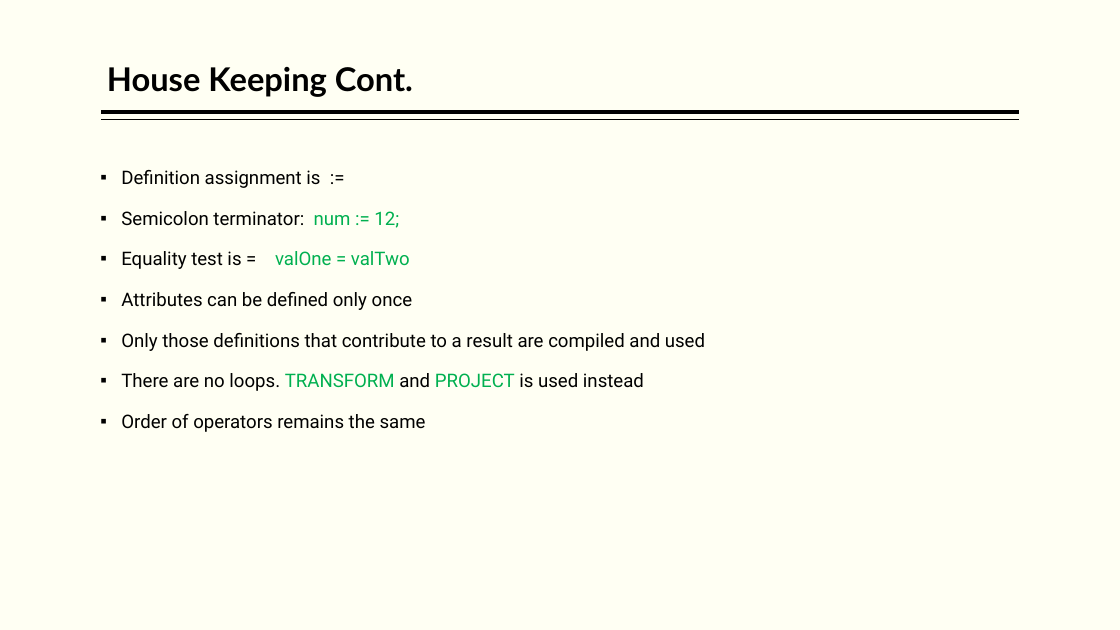
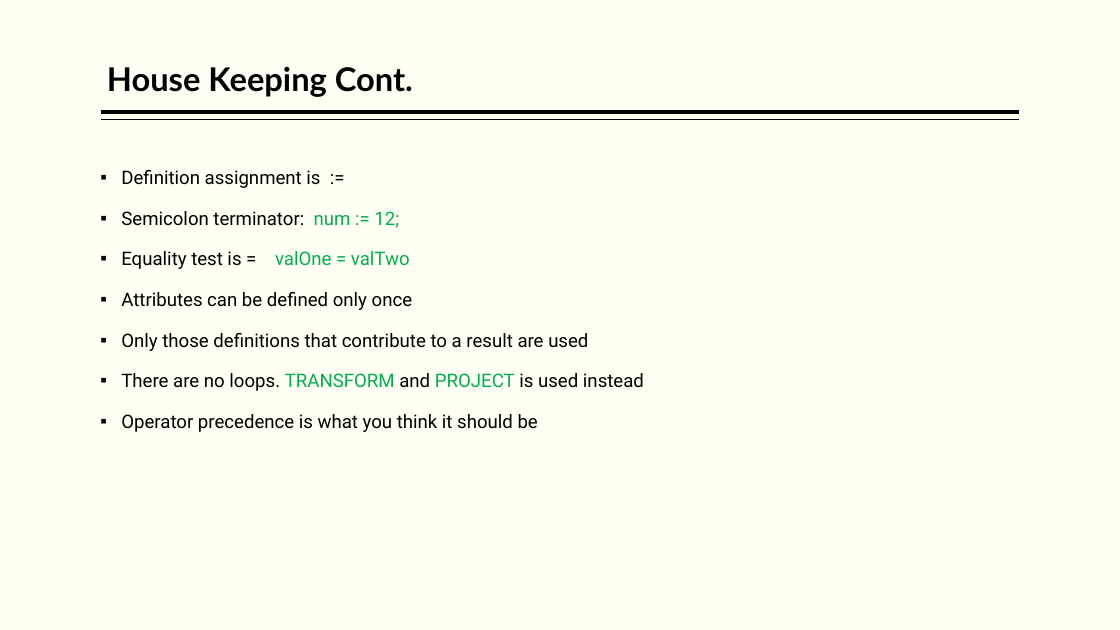
Before and after one commit to hpccsystems-solutions-lab/ScheduledFlights-Workshop, a slide deck: slide 41 of BigData-ECL.pptx. Drawn at 1120x630 pixels with LibreOffice and Linux fonts; fonts in the diff are those of the drawing. Boxes give left, top, right and bottom in pixels: in the first picture for what was removed or moved away, otherwise in the second. Text is boxed around its words. In the diff, an @@ line names an element or a change of style, - is before the commit and + after.

Commit message:
VS Code install changes; minor typos

```diff
--- a/BigData-ECL.pptx
+++ b/BigData-ECL.pptx
@@ text at <box>121,333,588,351</box>: text changed @@
-  ▪ Only those definitions that contribute to a result are compiled and used
+  ▪ Only those definitions that contribute to a result are used
@@ text at <box>121,414,538,432</box>: text changed @@
-  ▪ Order of operators remains the same
+  ▪ Operator precedence is what you think it should be
```
Also in this commit, not shown: 8 other slides changed.
